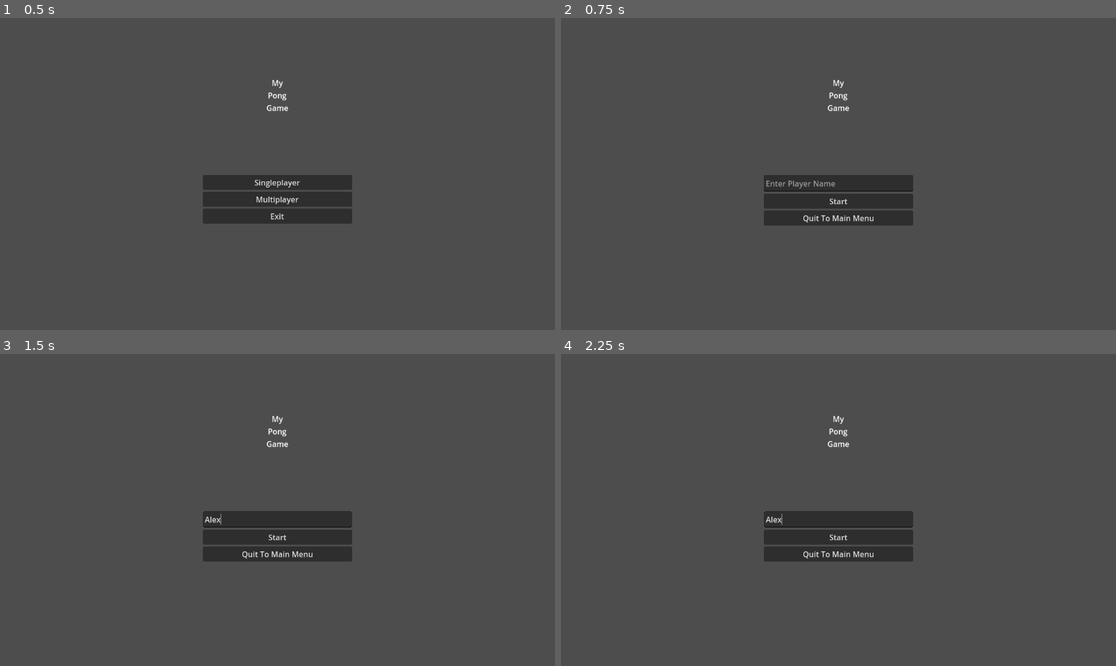
Above: before the commit, frames 1-4 (two rows, left to right).
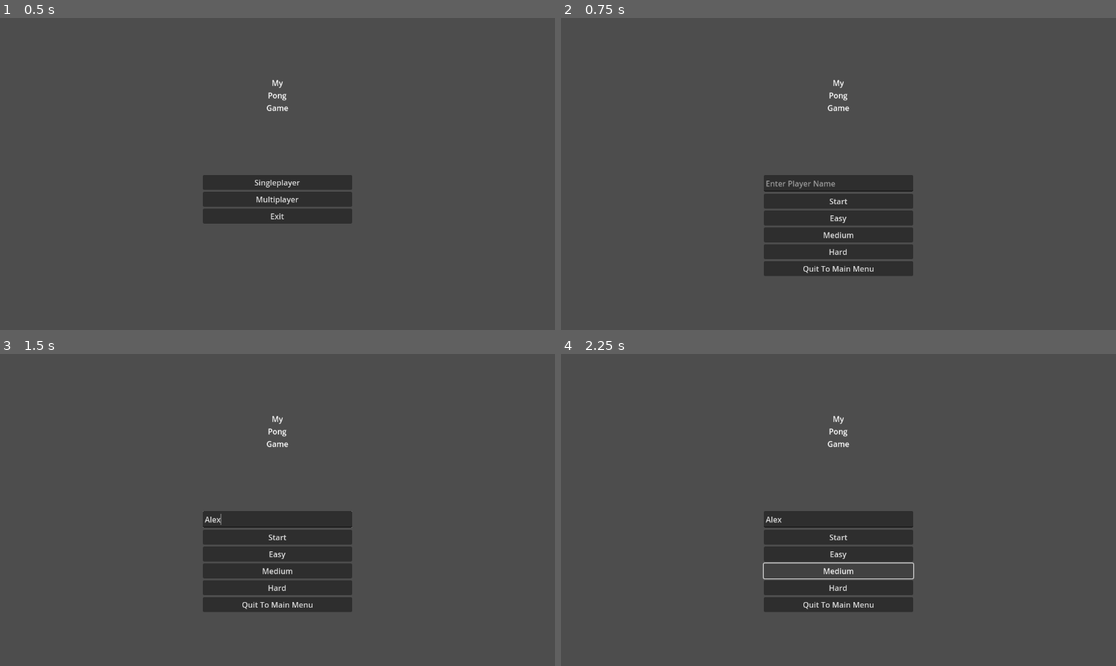
Above: after the commit, the same moments.

Repository: catarinaflores/Pong_CatarinaCosta
Game: Godot game, scene res://main_menu/main_menu.tscn
Same seed, same stepped clock (60 frames per second), same inputs: the game is played once before the commit and once after it.
Inputs (mouse positions are in pixels of both pictures, inside the frame that each line leads up to):
- Up to frame 1 (0.5 s): no input
- Up to frame 2 (0.75 s): click "Singleplayer" at 0.5 s
- Up to frame 3 (1.5 s): click (277, 519) at 1.27 s; type "Alex" at 1.35 s
- Up to frame 4 (2.25 s): click (838, 572) at 2 s, where only the run after the commit has a clickable "Medium"

Frame 1 is identical in both runs. In frame 2, 3.8% of the frame differs, in the area x 36-64%, y 63-83%; in frame 3, 3.8%; in frame 4, 2.9%.

Commit message:
difficulty modes added

Diff:
--- a/ball/ball.gd
+++ b/ball/ball.gd
@@ -9,7 +9,7 @@
 	var collision := move_and_collide(velocity * delta)
 
 	if collision:
-		velocity = velocity.bounce(collision.get_normal())
+		velocity = 2 * velocity.bounce(collision.get_normal())
 		collision_sound.play()
 
 func stop_moving() -> void:
--- a/globals/game_manager.gd
+++ b/globals/game_manager.gd
@@ -2,3 +2,14 @@
 
 var player1_name: String = "Player 1"
 var player2_name: String = "Player 2"
+
+var speed := 200
+
+func EasyMode() -> void:
+	speed = 200
+
+func MediumMode() -> void:
+	speed = 300
+
+func HardMode() -> void:
+	speed = 400
--- a/level/level.gd
+++ b/level/level.gd
@@ -27,6 +27,7 @@
 	opponent_label.text = str(opponent_score)
 	score_sound.play()
 
+
 func _on_wall_right_body_entered(body: Node2D) -> void:
 	body.position = get_viewport().size / 2
 	ball.stop_moving()
--- a/level/level.tscn
+++ b/level/level.tscn
@@ -85,6 +85,18 @@
 text = "Player Name"
 label_settings = SubResource("LabelSettings_haej8")
 
+[node name="CPU" type="Label" parent="."]
+unique_name_in_owner = true
+anchors_preset = 1
+anchor_left = 1.0
+anchor_right = 1.0
+offset_left = -239.0
+offset_bottom = 51.0
+grow_horizontal = 0
+text = "CPU"
+label_settings = SubResource("LabelSettings_haej8")
+horizontal_alignment = 2
+
 [node name="PlayerPaddle" parent="." instance=ExtResource("1_jxbcf")]
 position = Vector2(23, 324)
 
--- a/opponent/opponent_padle.gd
+++ b/opponent/opponent_padle.gd
@@ -1,6 +1,6 @@
 extends CharacterBody2D
 
-@export var speed := 250
+@export var speed := GameManager.speed
 @export var ball: Node2D
 @onready var start_position := position
 
--- a/opponent/opponent_padle.tscn
+++ b/opponent/opponent_padle.tscn
@@ -8,7 +8,6 @@
 
 [node name="OpponentPadle" type="CharacterBody2D"]
 script = ExtResource("1_ux72m")
-speed = 300
 metadata/_edit_group_ = true
 
 [node name="Sprite2D" type="Sprite2D" parent="."]
--- a/singleplayer_menu.gd
+++ b/singleplayer_menu.gd
@@ -13,3 +13,15 @@
 
 func _on_quit_button_pressed() -> void:
 	get_tree().change_scene_to_file("res://main_menu/main_menu.tscn")
+
+
+func _on_easy_mode_button_pressed() -> void:
+	GameManager.EasyMode()
+
+
+func _on_medium_mode_button_pressed() -> void:
+	GameManager.MediumMode()
+
+
+func _on_hard_mode_button_pressed() -> void:
+	GameManager.HardMode()
--- a/singleplayer_menu.tscn
+++ b/singleplayer_menu.tscn
@@ -45,9 +45,24 @@
 layout_mode = 2
 text = "Start"
 
+[node name="EasyModeButton" type="Button" parent="VBoxContainer/VBoxContainer"]
+layout_mode = 2
+text = "Easy"
+
+[node name="MediumModeButton" type="Button" parent="VBoxContainer/VBoxContainer"]
+layout_mode = 2
+text = "Medium"
+
+[node name="HardModeButton" type="Button" parent="VBoxContainer/VBoxContainer"]
+layout_mode = 2
+text = "Hard"
+
 [node name="QuitButton" type="Button" parent="VBoxContainer/VBoxContainer"]
 layout_mode = 2
 text = "Quit To Main Menu"
 
 [connection signal="pressed" from="VBoxContainer/VBoxContainer/StartGameButton" to="." method="_on_start_game_button_pressed" flags=18]
+[connection signal="pressed" from="VBoxContainer/VBoxContainer/EasyModeButton" to="." method="_on_easy_mode_pressed"]
+[connection signal="pressed" from="VBoxContainer/VBoxContainer/MediumModeButton" to="." method="_on_medium_mode_pressed"]
+[connection signal="pressed" from="VBoxContainer/VBoxContainer/HardModeButton" to="." method="_on_hard_mode_button_pressed"]
 [connection signal="pressed" from="VBoxContainer/VBoxContainer/QuitButton" to="." method="_on_quit_button_pressed"]
